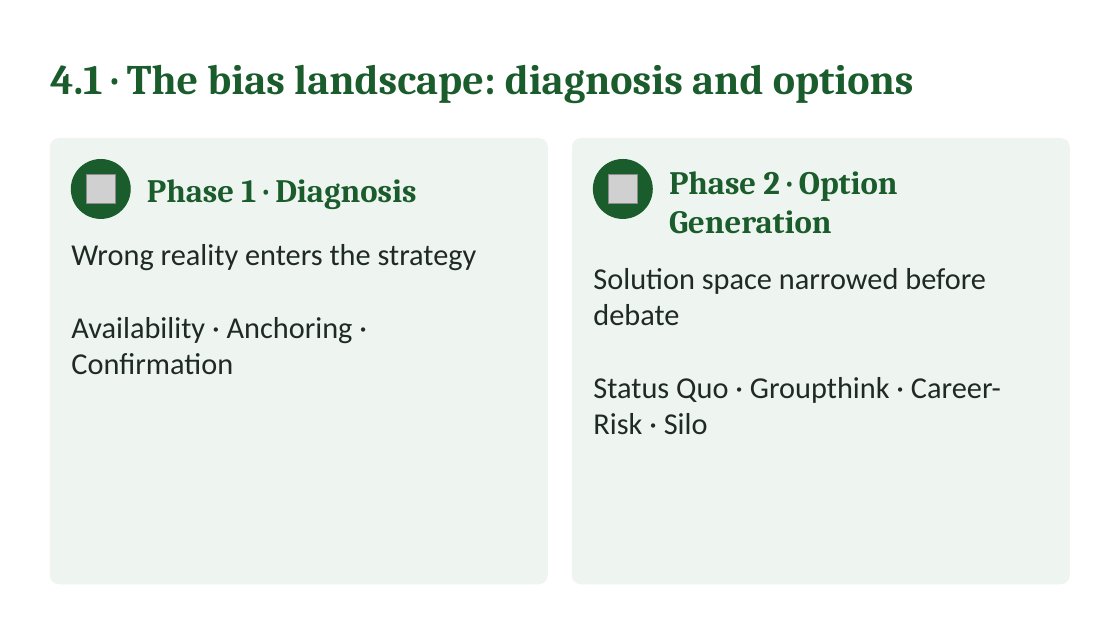
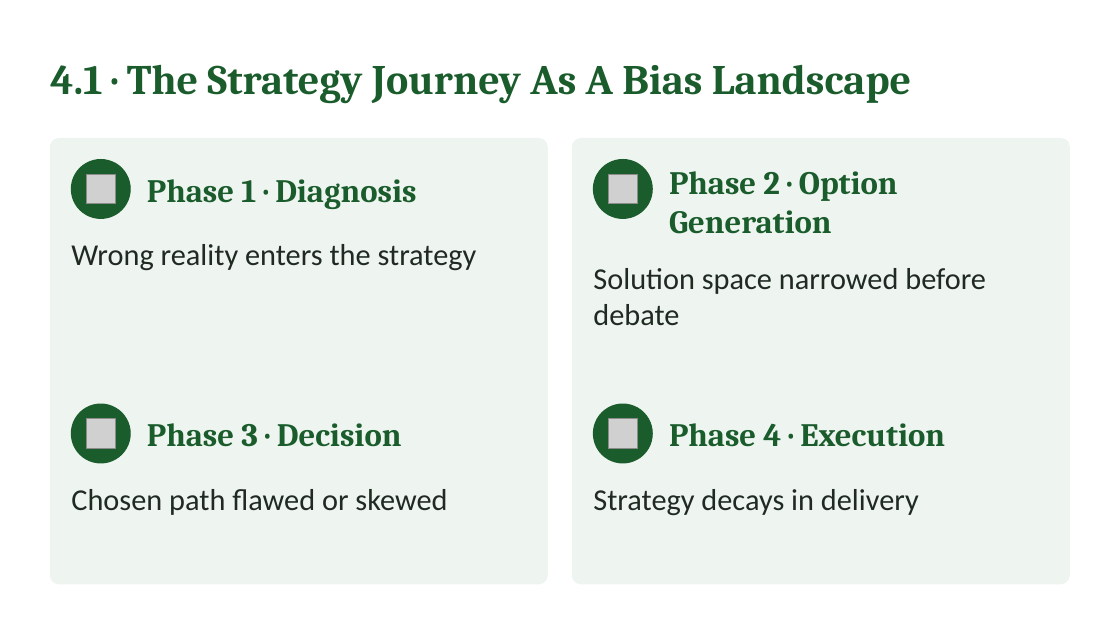
Before and after one commit to IBSL26/ibsl-platform, a slide deck: slide 21 of Unit decks/Unit 01 - Behavioural Strategy Fundamentals.pptx (slide 22 before the commit). Drawn at 1120x630 pixels with LibreOffice and Linux fonts; fonts in the diff are those of the drawing; grey boxes stand for pictures. Boxes give left, top, right and bottom in pixels: in the first picture for what was removed or moved away, otherwise in the second. Text is boxed around its words. In the diff, an @@ line names an element or a change of style, - is before the commit and + after.

Commit message:
Unit 1: participant text reframed, deck final

```diff
--- a/Unit decks/Unit 01 - Behavioural Strategy Fundamentals.pptx
+++ b/Unit decks/Unit 01 - Behavioural Strategy Fundamentals.pptx
@@ text at (50,65,911,104): text changed @@
-4.1 · The bias landscape: diagnosis and options
+4.1 · The Strategy Journey As A Bias Landscape
@@ text at (71,317,353,374): paragraph removed @@
-Availability · Anchoring · Confirmation
@@ text at (593,377,1001,435): paragraph removed @@
-Status Quo · Groupthink · Career-Risk · Silo
@@ group added at (71,404,945,516): 4 texts, 2 ellipses, 2 pictures @@
+Phase 3 · Decision
+Chosen path flawed or skewed
+Phase 4 · Execution
+Strategy decays in delivery
```
Also in this commit, not shown: 25 other slides changed, 9 slides added, 11 slides removed, 3 other files.
